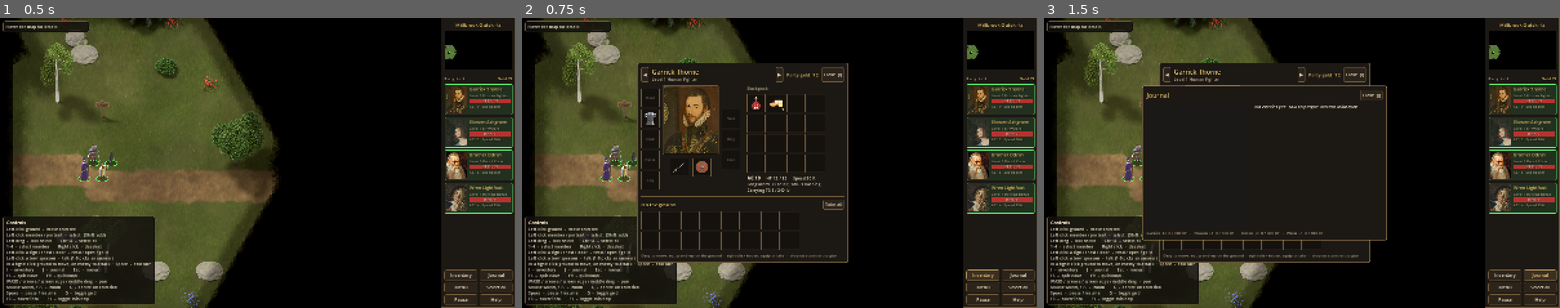
Above: before the commit, frames 1-3 (left to right).
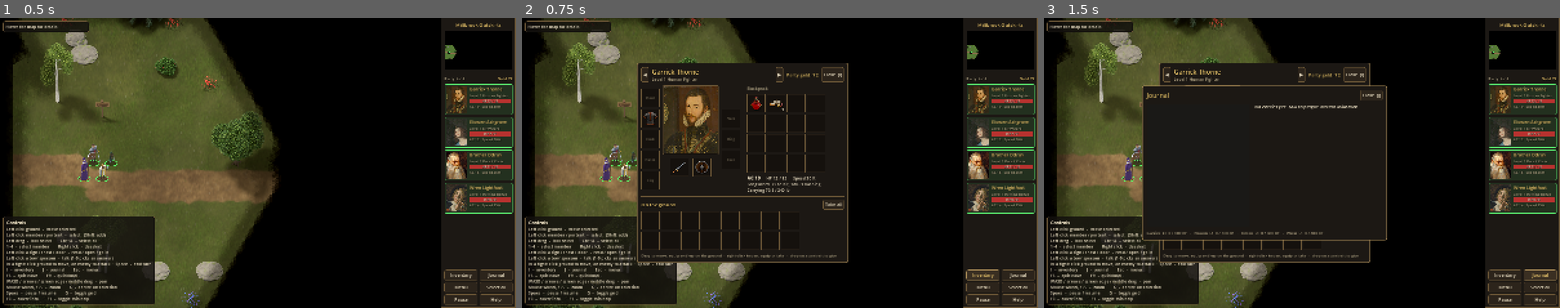
Above: after the commit, the same moments.

Repository: haxxards/lanterns_embrace
Game: Godot game, scene res://scenes/main.tscn
The game is run twice, just before and just after one commit, with the same random seed, the same clock (stepped at 60 frames per second) and the same inputs.
Inputs:
- Up to frame 1 (0.5 s): no input
- Up to frame 2 (0.75 s): click "Inventory" at 0.5 s
- Up to frame 3 (1.5 s): click "Journal" at 1.25 s

Frame 1 is identical in both runs. In frame 2, 0.3% of the frame differs, in the area x 23-51%, y 27-54%; in frame 3, nothing differs.

Commit message:
Painted item icons, with a switch between classic and painted
All 34 item icons now also come in a painted style: re-modelled items
(fullered blades, wrapped grips, riveted rims, mail rings, buckles...)
rendered with worn-edge and grime materials, a warm key / cool rim light
rig under AgX, and a Kuwahara brush-stroke pass with an inked outline.
They live in assets/items/painted/ under the classic file names.

Switching:
- "art_style": {"items": "painted"|"classic"} in game_config.json picks
  the style the game starts with.
- GameConfig.styled_path() maps res://assets/<kind>/x.png to
  res://assets/<kind>/<style>/x.png when that file exists, so any kind of
  art can gain styles later and missing files fall back to classic.
- Data.set_art_style() switches at runtime and emits
  Events.art_style_changed; the Esc menu has an "Item icons" button.

Art tools:
- render_items_painted.py: the painted models; render_all.py --style.
- painted.py: materials and lights, with a PREVIEW switch for the docs.
- paint_filter.py: the finishing pass in plain numpy (no scipy), the same
  output as before to the 8-bit value.
- painted_breakdown.py, tools/art/docs/: the pictures in the new docs.
- style_test.py is now just the character-sprite experiment.

docs/PAINTED_STYLE.md explains the switch, a step-by-step walk through
the look on one shield with the maths of each step, the materials, the
models, how each setting was chosen (including what went wrong), the
tuning knobs, and why characters stay classic for now. README, ASSETS,
ITEMS, START_HERE and GODOT_GUIDE link to it.

tests/unit/test_art_style.gd covers the setting, the path rule and its
fallback, every item having both icons, and runtime switching.

Co-Authored-By: Claude Opus 5.5 <noreply@anthropic.com>
Claude-Session: https://claude.ai/code/session_01MmCMxbZ4ZZuqPpSB5dWoe1

Diff:
--- a/data/config/game_config.json
+++ b/data/config/game_config.json
@@ -11,6 +11,10 @@
 	"backpack_slots": 16,
 	"save_slots": 8,
 	"debug_keys": true,
+
+	"art_style": {
+		"items": "painted"
+	},
 
 	"fog_of_war": {
 		"enabled": true,
--- a/scripts/autoload/data_registry.gd
+++ b/scripts/autoload/data_registry.gd
@@ -82,8 +82,23 @@
 	var defs: Dictionary = d.get("items", {})
 	for item_id in defs:
 		var it := ItemDef.from_dict(item_id, defs[item_id])
-		it.icon = load_texture(it.icon_path)
+		it.icon = load_texture(GameConfig.styled_path(it.icon_path))
 		items[item_id] = it
+
+
+## Switches one kind of art to another style while the game runs (the Esc
+## menu's "Item icons" button) and reloads what uses it. game_config.json sets
+## the style the game starts with. Returns false for an unknown style.
+func set_art_style(kind: String, style: String) -> bool:
+	if not GameConfig.ART_STYLES.has(style):
+		push_warning("Unknown art style '%s'" % style)
+		return false
+	GameConfig.art_style[kind] = style
+	if kind == "items":
+		for it: ItemDef in items.values():
+			it.icon = load_texture(GameConfig.styled_path(it.icon_path))
+	Events.art_style_changed.emit(kind, style)
+	return true
 
 
 func _load_npcs() -> void:
--- a/scripts/autoload/events.gd
+++ b/scripts/autoload/events.gd
@@ -32,3 +32,6 @@
 signal quest_updated(quest_id: String, stage: String)
 ## Every party member has fallen.
 signal party_defeated
+## The art style of one kind of art changed (Data.set_art_style), so anything
+## drawing that art should redraw.
+signal art_style_changed(kind: String, style: String)
--- a/scripts/autoload/game_config.gd
+++ b/scripts/autoload/game_config.gd
@@ -5,6 +5,9 @@
 ## camera feel) lives in that JSON file so it can change without code edits.
 
 const CONFIG_PATH := "res://data/config/game_config.json"
+## The looks the art can come in (see docs/PAINTED_STYLE.md). "classic" is the
+## original set; every other style is a subfolder of the same name.
+const ART_STYLES: PackedStringArray = ["classic", "painted"]
 
 var max_party_size: int = 4
 var starting_party_path: String = "res://data/party/starting_party.json"
@@ -47,6 +50,11 @@
 
 ## Developer hotkeys (Ctrl+K knocks out the leader, to test the temple).
 var debug_keys: bool = true
+
+## Which look each kind of art uses, by its folder under res://assets:
+## {"items": "painted"} shows the inventory icons from assets/items/painted/.
+## Kinds not listed use "classic". See styled_path().
+var art_style: Dictionary = {}
 
 var camera_pan_speed: float = 900.0
 var camera_edge_pan: bool = true
@@ -99,6 +107,13 @@
 
 	save_slots = maxi(1, int(cfg.get("save_slots", save_slots)))
 	debug_keys = bool(cfg.get("debug_keys", debug_keys))
+	var styles: Dictionary = cfg.get("art_style", {})
+	for kind in styles:
+		var style := str(styles[kind])
+		if ART_STYLES.has(style):
+			art_style[str(kind)] = style
+		else:
+			push_warning("GameConfig: unknown art style '%s' for %s (use one of %s)" % [style, kind, ART_STYLES])
 	var audio: Dictionary = cfg.get("audio_volume_db", {})
 	for bus in audio:
 		audio_volume_db[str(bus)] = float(audio[bus])
@@ -111,3 +126,30 @@
 	camera_zoom_max = float(cam.get("zoom_max", camera_zoom_max))
 	camera_zoom_step = float(cam.get("zoom_step", camera_zoom_step))
 	camera_zoom_default = float(cam.get("zoom_default", camera_zoom_default))
+
+
+## The art style in use for one kind of art ("items"...).
+func art_style_of(kind: String) -> String:
+	return str(art_style.get(kind, "classic"))
+
+
+## The file to load for an art `path` under its kind's current style. The kind
+## is the first folder under res://assets, and a style's files sit in a
+## subfolder named after it, under the same names:
+##   res://assets/items/longsword.png  ->  res://assets/items/painted/longsword.png
+## A file the style doesn't have falls back to the classic one, so new art can
+## be added in one style first.
+func styled_path(path: String) -> String:
+	const PREFIX := "res://assets/"
+	if not path.begins_with(PREFIX):
+		return path
+	var rest := path.trim_prefix(PREFIX)
+	var slash := rest.find("/")
+	if slash < 0:
+		return path
+	var kind := rest.substr(0, slash)
+	var style := art_style_of(kind)
+	if style == "classic":
+		return path
+	var styled := PREFIX + kind.path_join(style).path_join(rest.substr(slash + 1))
+	return styled if ResourceLoader.exists(styled) else path
--- a/scripts/ui/game_menu.gd
+++ b/scripts/ui/game_menu.gd
@@ -1,12 +1,15 @@
 class_name GameMenu
 extends PanelContainer
-## The Esc menu: resume, save, load, quicksave/quickload and quit.
+## The Esc menu: resume, save, load, quicksave/quickload, the item icon style
+## and quit.
 
 signal resume_requested
 signal save_requested
 signal load_requested
 signal quicksave_requested
 signal quickload_requested
+
+var _style_button: Button
 
 
 func _ready() -> void:
@@ -30,15 +33,33 @@
 	_add(box, "Quicksave  (F5)", quicksave_requested.emit)
 	_add(box, "Quickload  (F9)", quickload_requested.emit)
 	box.add_child(HSeparator.new())
+	_style_button = _add(box, "", _next_icon_style)
+	_style_button.tooltip_text = "Switch between the classic and the painted item icons.\n" \
+			+ "The style the game starts with is \"art_style\" in data/config/game_config.json."
+	_update_style_button()
+	box.add_child(HSeparator.new())
 	_add(box, "Quit to desktop", func() -> void: get_tree().quit())
 
 
-func _add(box: VBoxContainer, text: String, action: Callable) -> void:
+func _add(box: VBoxContainer, text: String, action: Callable) -> Button:
 	var b := Button.new()
 	b.text = text
 	b.focus_mode = Control.FOCUS_NONE
 	b.pressed.connect(_on_pressed.bind(action))
 	box.add_child(b)
+	return b
+
+
+## Cycles the item icons through the art styles (classic -> painted -> ...).
+func _next_icon_style() -> void:
+	var styles := GameConfig.ART_STYLES
+	var next := styles[(styles.find(GameConfig.art_style_of("items")) + 1) % styles.size()]
+	Data.set_art_style("items", next)
+	_update_style_button()
+
+
+func _update_style_button() -> void:
+	_style_button.text = "Item icons: %s" % GameConfig.art_style_of("items").capitalize()
 
 
 func _on_pressed(action: Callable) -> void:
--- a/scripts/ui/item_slot.gd
+++ b/scripts/ui/item_slot.gd
@@ -29,6 +29,7 @@
 	mouse_filter = Control.MOUSE_FILTER_STOP
 	mouse_entered.connect(_set_hover.bind(true))
 	mouse_exited.connect(_set_hover.bind(false))
+	Events.art_style_changed.connect(func(_kind: String, _style: String) -> void: queue_redraw())
 
 
 func _set_hover(value: bool) -> void:
--- /dev/null
+++ b/tests/unit/test_art_style.gd
@@ -0,0 +1,62 @@
+extends TestCase
+## The art style switch: "art_style" in game_config.json, GameConfig.styled_path
+## and Data.set_art_style (see docs/PAINTED_STYLE.md).
+
+var _saved: Dictionary
+
+
+func before_each() -> void:
+	_saved = GameConfig.art_style.duplicate()
+
+
+func after_each() -> void:
+	Data.set_art_style("items", str(_saved.get("items", "classic")))
+	GameConfig.art_style = _saved
+
+
+func test_config_names_a_known_style_for_items() -> void:
+	var cfg: Dictionary = JsonUtil.load_json(GameConfig.CONFIG_PATH)
+	var style := str(cfg.get("art_style", {}).get("items", ""))
+	check(GameConfig.ART_STYLES.has(style), "game_config.json art_style.items is one of %s (got '%s')"
+			% [GameConfig.ART_STYLES, style])
+
+
+func test_styled_path_follows_the_style() -> void:
+	var classic := "res://assets/items/longsword.png"
+	GameConfig.art_style["items"] = "classic"
+	check_eq(GameConfig.styled_path(classic), classic, "classic keeps the path")
+	GameConfig.art_style["items"] = "painted"
+	check_eq(GameConfig.styled_path(classic), "res://assets/items/painted/longsword.png", "painted subfolder")
+	# Other kinds of art keep their own style, and paths outside assets/ are left alone.
+	check_eq(GameConfig.styled_path("res://assets/characters/fighter.png"), "res://assets/characters/fighter.png",
+			"characters unaffected")
+	check_eq(GameConfig.styled_path("user://portraits/me.png"), "user://portraits/me.png", "outside assets")
+	check_eq(GameConfig.styled_path("res://assets/items/no_such_item.png"), "res://assets/items/no_such_item.png",
+			"a file missing from the style falls back to classic")
+
+
+func test_every_item_has_icons_in_both_styles() -> void:
+	GameConfig.art_style["items"] = "painted"
+	for id in Data.items:
+		var it: ItemDef = Data.items[id]
+		check(ResourceLoader.exists(it.icon_path), "%s classic icon %s" % [id, it.icon_path])
+		var painted := GameConfig.styled_path(it.icon_path)
+		check(painted != it.icon_path, "%s has a painted icon (assets/items/painted/%s)" % [id, it.icon_path.get_file()])
+
+
+func test_switching_swaps_the_loaded_icons() -> void:
+	var heard: Array = []
+	var listener := func(kind: String, style: String) -> void: heard.append([kind, style])
+	Events.art_style_changed.connect(listener)
+	check(Data.set_art_style("items", "painted"), "painted accepted")
+	check_eq(Data.items["longsword"].icon.resource_path, "res://assets/items/painted/longsword.png", "painted icon")
+	check(Data.set_art_style("items", "classic"), "classic accepted")
+	check_eq(Data.items["longsword"].icon.resource_path, "res://assets/items/longsword.png", "classic icon")
+	check_eq(heard, [["items", "painted"], ["items", "classic"]], "art_style_changed told the UI both times")
+	Events.art_style_changed.disconnect(listener)
+
+
+func test_unknown_style_is_refused() -> void:
+	Data.set_art_style("items", "classic")
+	check(not Data.set_art_style("items", "watercolour"), "unknown style refused")
+	check_eq(GameConfig.art_style_of("items"), "classic", "style unchanged")
Binary file added: assets/items/painted/apple.png
Not shown, added: assets/items/painted/apple.png.import
Binary file added: assets/items/painted/arrows.png
Not shown, added: assets/items/painted/arrows.png.import
Binary file added: assets/items/painted/chain_mail.png
Not shown, added: assets/items/painted/chain_mail.png.import
Binary file added: assets/items/painted/chain_shirt.png
Not shown, added: assets/items/painted/chain_shirt.png.import
Binary file added: assets/items/painted/cloak_of_protection.png
Not shown, added: assets/items/painted/cloak_of_protection.png.import
Binary file added: assets/items/painted/dagger.png
Not shown, added: assets/items/painted/dagger.png.import
(and 95 more such lines)
